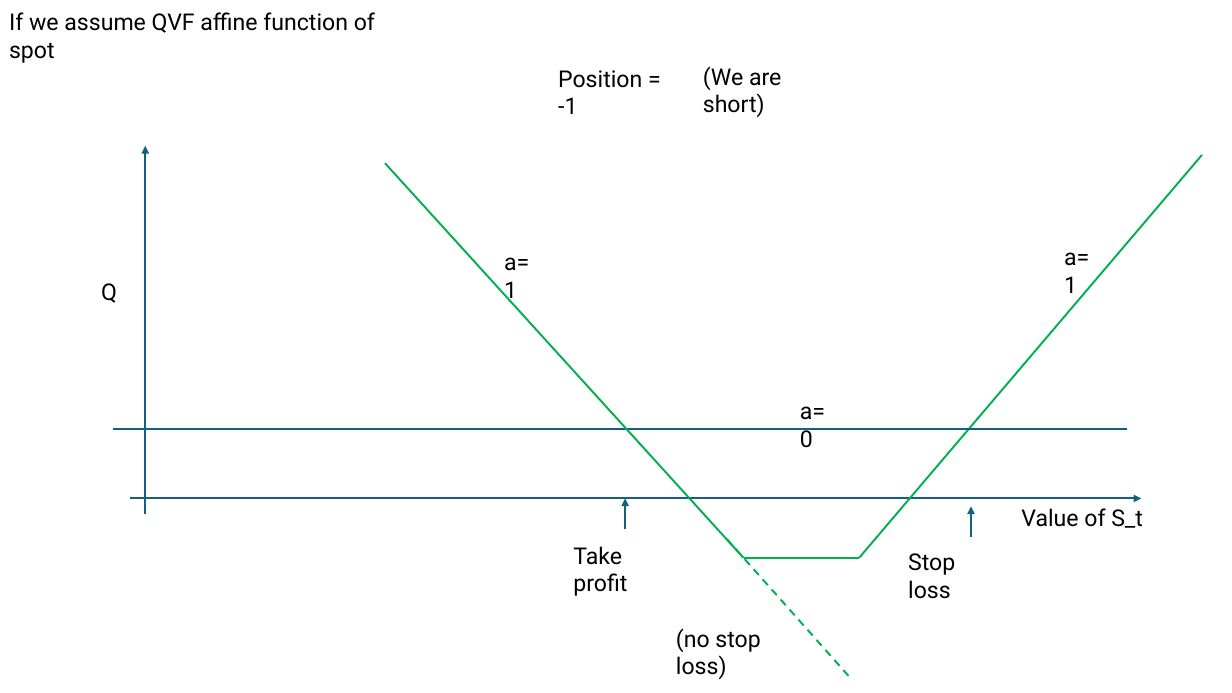
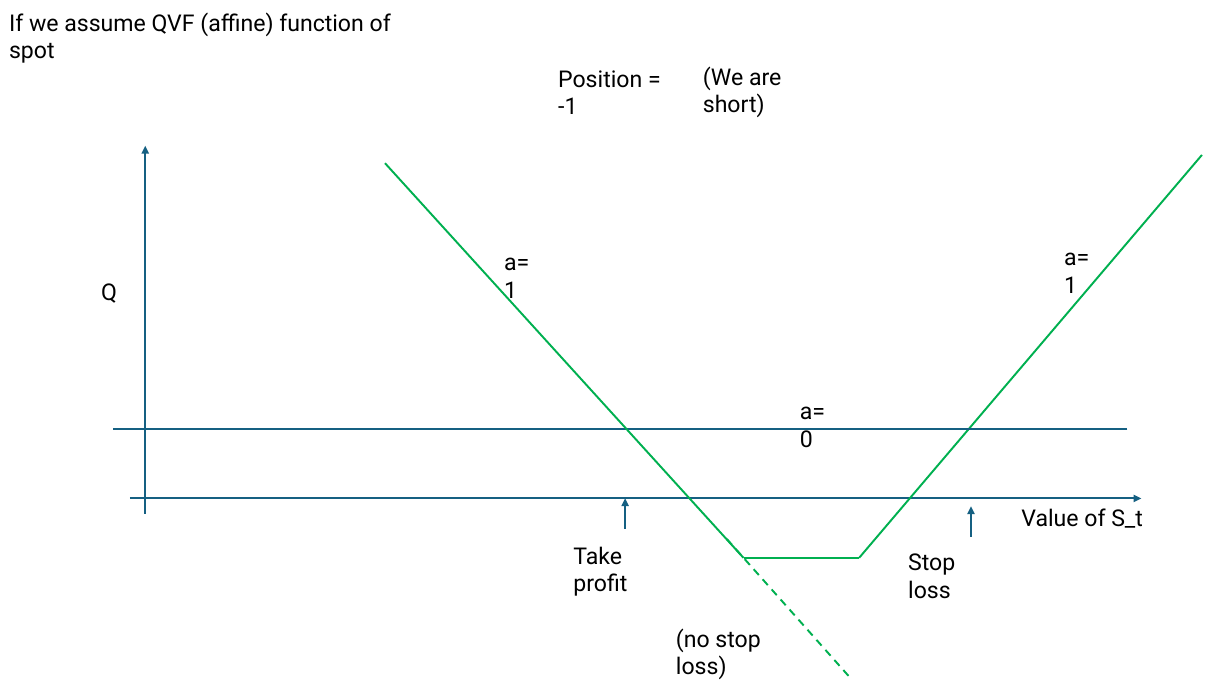
Before and after one commit to neelsnarayan/cme241, a slide deck: slide 7 of RL_Project/project_RL.pptx. Drawn at 1232x693 pixels with LibreOffice and Linux fonts; fonts in the diff are those of the drawing. Boxes give left, top, right and bottom in pixels: in the first picture for what was removed or moved away, otherwise in the second. Text is boxed around its words. In the diff, an @@ line names an element or a change of style, - is before the commit and + after.

```diff
--- a/RL_Project/project_RL.pptx
+++ b/RL_Project/project_RL.pptx
@@ text at (9, 12, 391, 63): text changed @@
-If we assume QVF affine function of spot
+If we assume QVF (affine) function of spot
```
Also in this commit, not shown: 2 other slides changed, 1 slide added, 3 other files.
